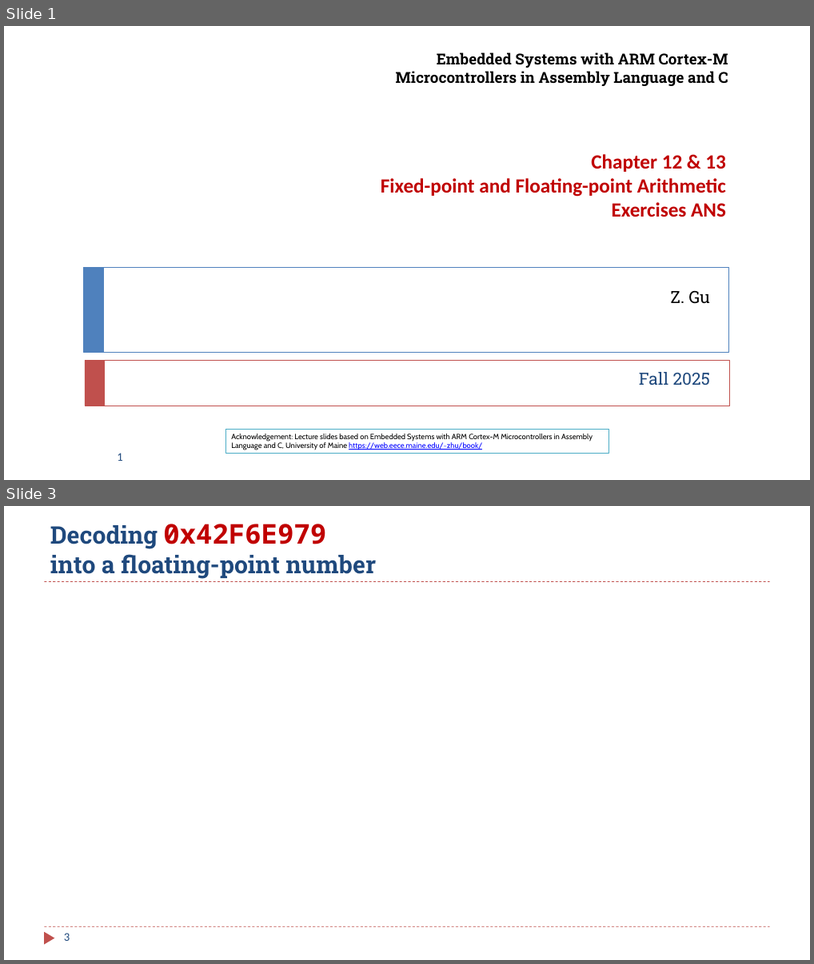
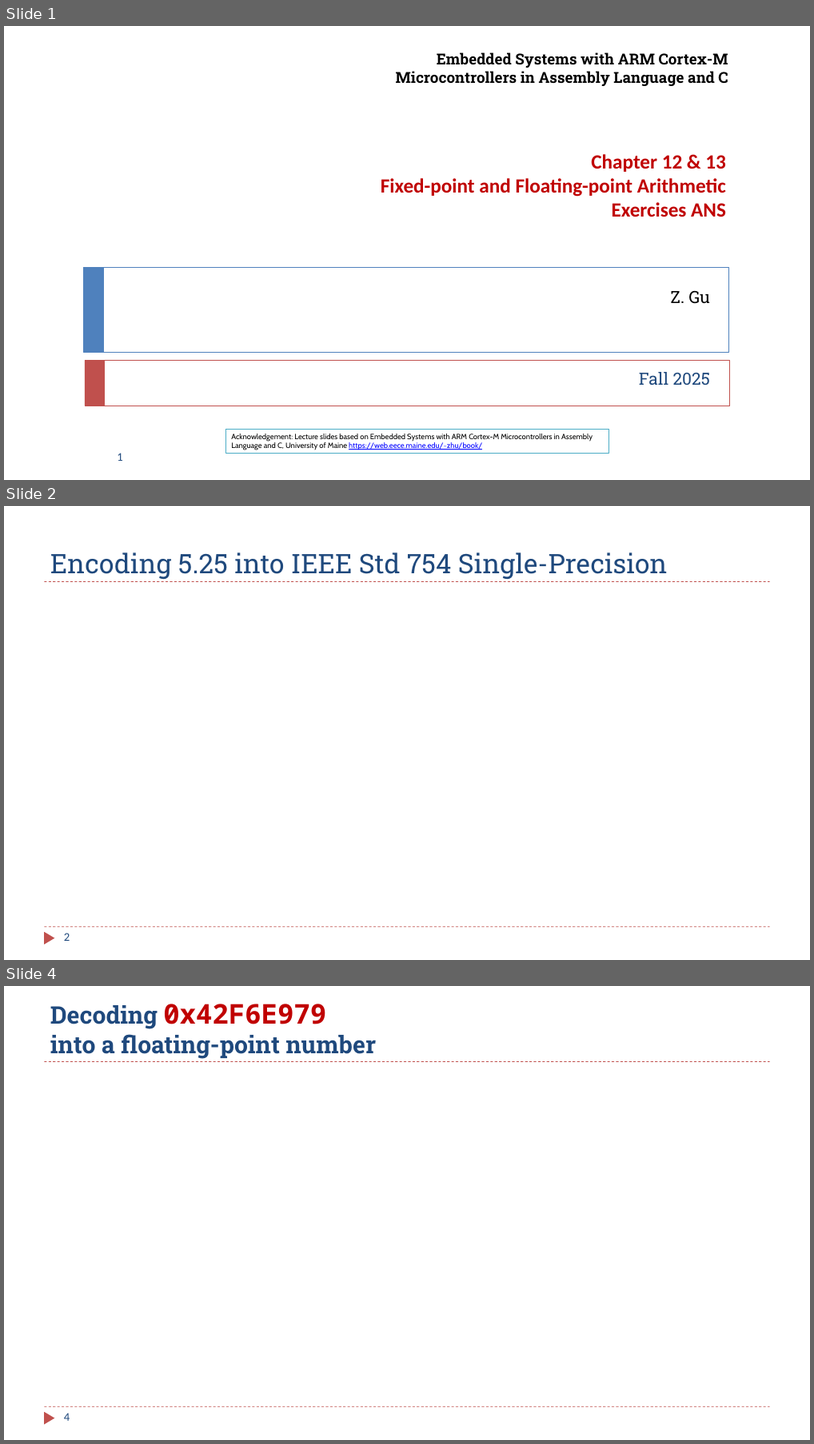
Before and after one commit to guhofstra/CSC111Fa25, a slide deck: PPTs/Ch12_13_Fixed_Floating_Point_Numbers Exercises ANS.pptx. Shown one above the other, each under a label of ours: slides 1 and 3 before the commit, slides 1, 2 and 4 after it; the slides between them are not shown. The pictures are 814x964 and 814x1444 pixels, drawn with LibreOffice and Linux fonts; fonts in the diff are those of the drawing; grey boxes stand for pictures. Boxes give left, top, right and bottom in pixels: in the first picture for what was removed or moved away, otherwise in the second. Text is boxed around its words. In the diff, an @@ line names an element or a change of style, - is before the commit and + after.

```diff
--- a/PPTs/Ch12_13_Fixed_Floating_Point_Numbers Exercises ANS.pptx
+++ b/PPTs/Ch12_13_Fixed_Floating_Point_Numbers Exercises ANS.pptx
@@ slide 2 added at [4, 506, 810, 960], background #FFFFFF; not listed: 3 template elements that a slide beside it also shows @@
@@ title added at [50, 552, 668, 579], 32 pt, text #1F497D @@
+Encoding 5.25 into IEEE Std 754 Single-Precision
@@ page number added at [64, 932, 70, 940], 14 pt, text #1F497D @@
+2
@@ what was slide 3 is now slide 4 @@
@@ page number at [64, 1412, 70, 1420]: text changed @@
-3
+4
```
Also in this commit, not shown: 2 other slides added, 5 other files.
